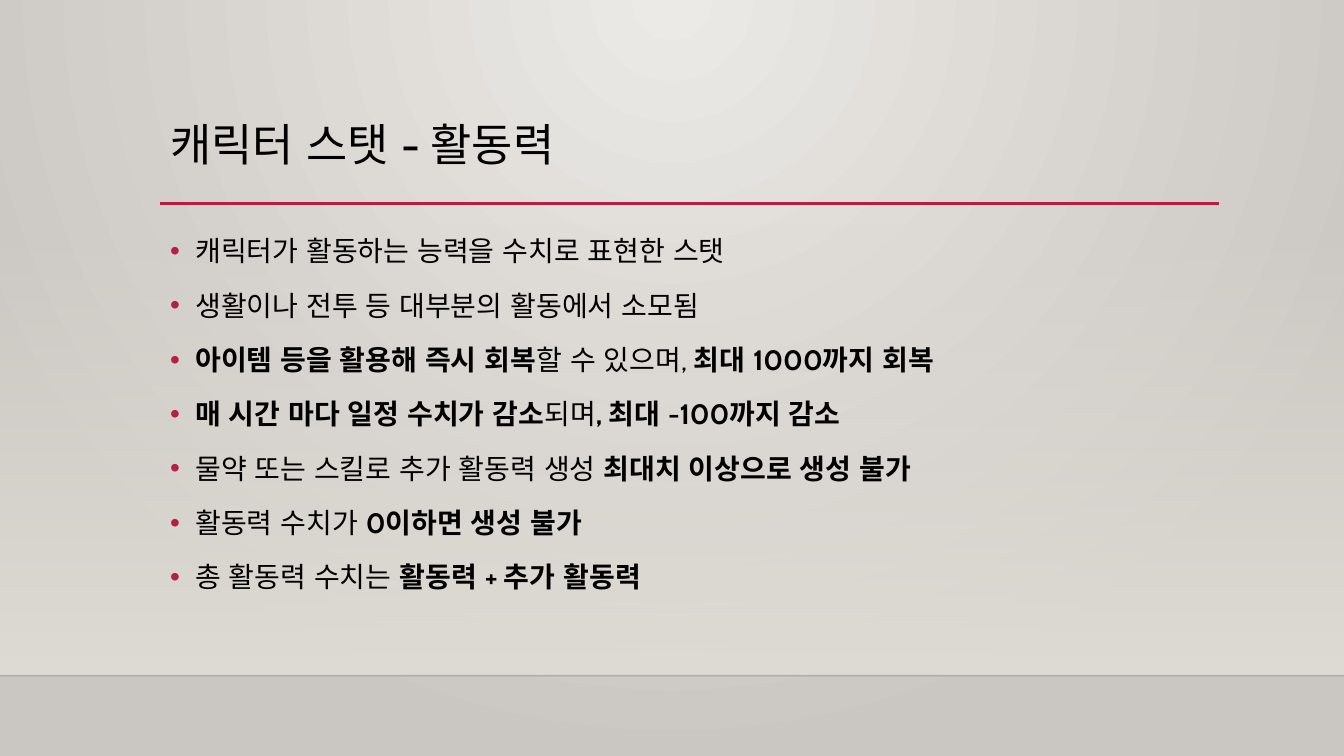
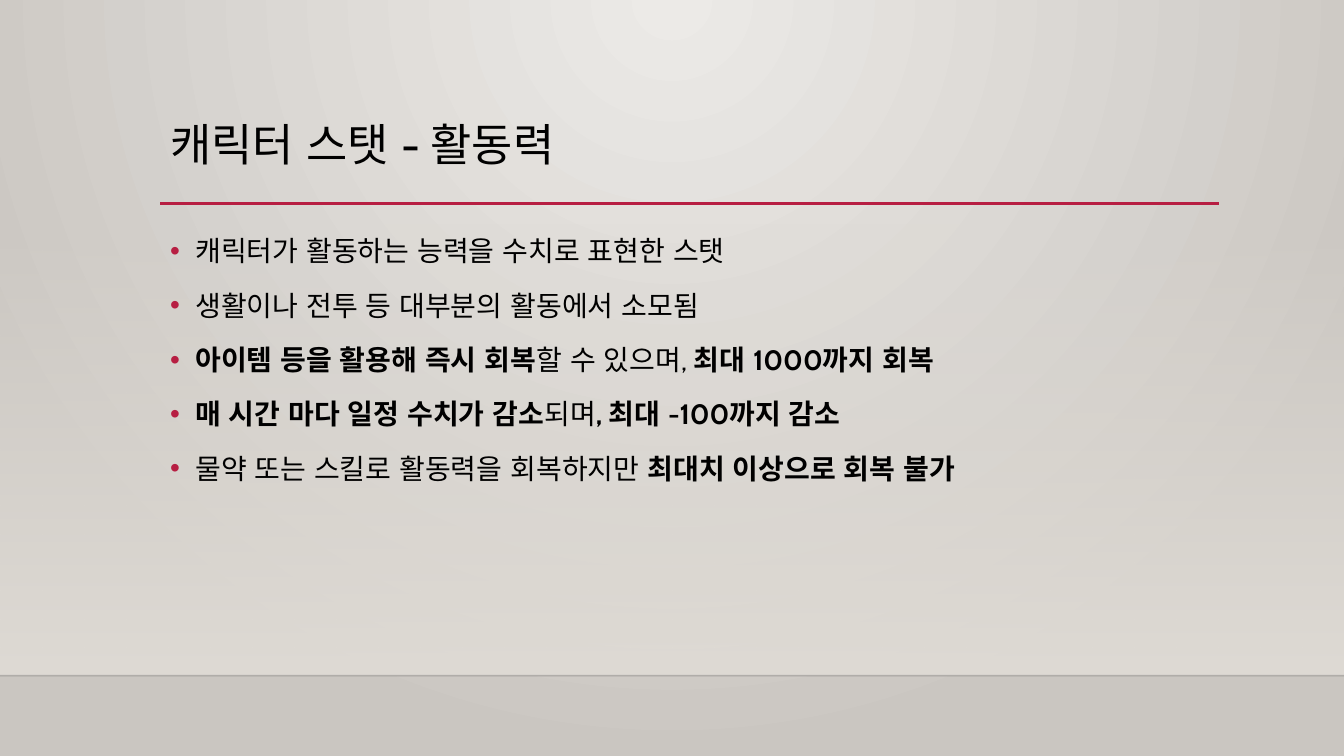
Before and after one commit to Raynia/Alchemist-Diary, a slide deck: slide 6 of Specification/Prototype/프로토타입 기획서.pptx. Drawn at 1344x756 pixels with LibreOffice and Linux fonts; fonts in the diff are those of the drawing; background and template pictures are left out. Boxes give left, top, right and bottom in pixels: in the first picture for what was removed or moved away, otherwise in the second. Text is boxed around its words. In the diff, an @@ line names an element or a change of style, - is before the commit and + after.

```diff
--- a/Specification/Prototype/프로토타입 기획서.pptx
+++ b/Specification/Prototype/프로토타입 기획서.pptx
@@ text at [195, 455, 955, 482]: text changed; bold off @@
-• 물약 또는 스킬로 추가 활동력 생성 최대치 이상으로 생성 불가
-• 활동력 수치가 0이하면 생성 불가
-• 총 활동력 수치는 활동력 + 추가 활동력
+• 물약 또는 스킬로 활동력을 회복하지만 최대치 이상으로 회복 불가
```
Also in this commit, not shown: 1 other slide changed, 5 other files.
